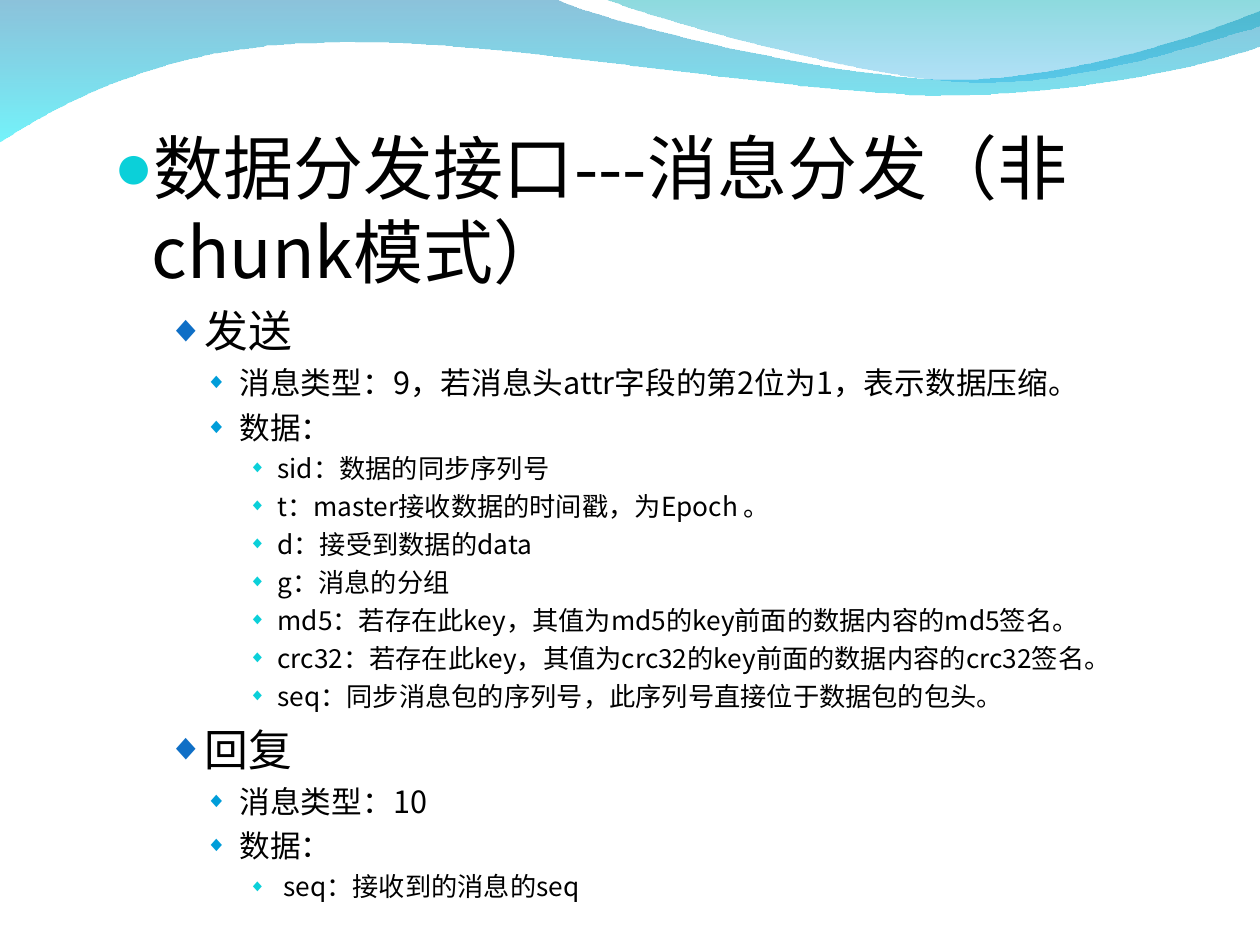
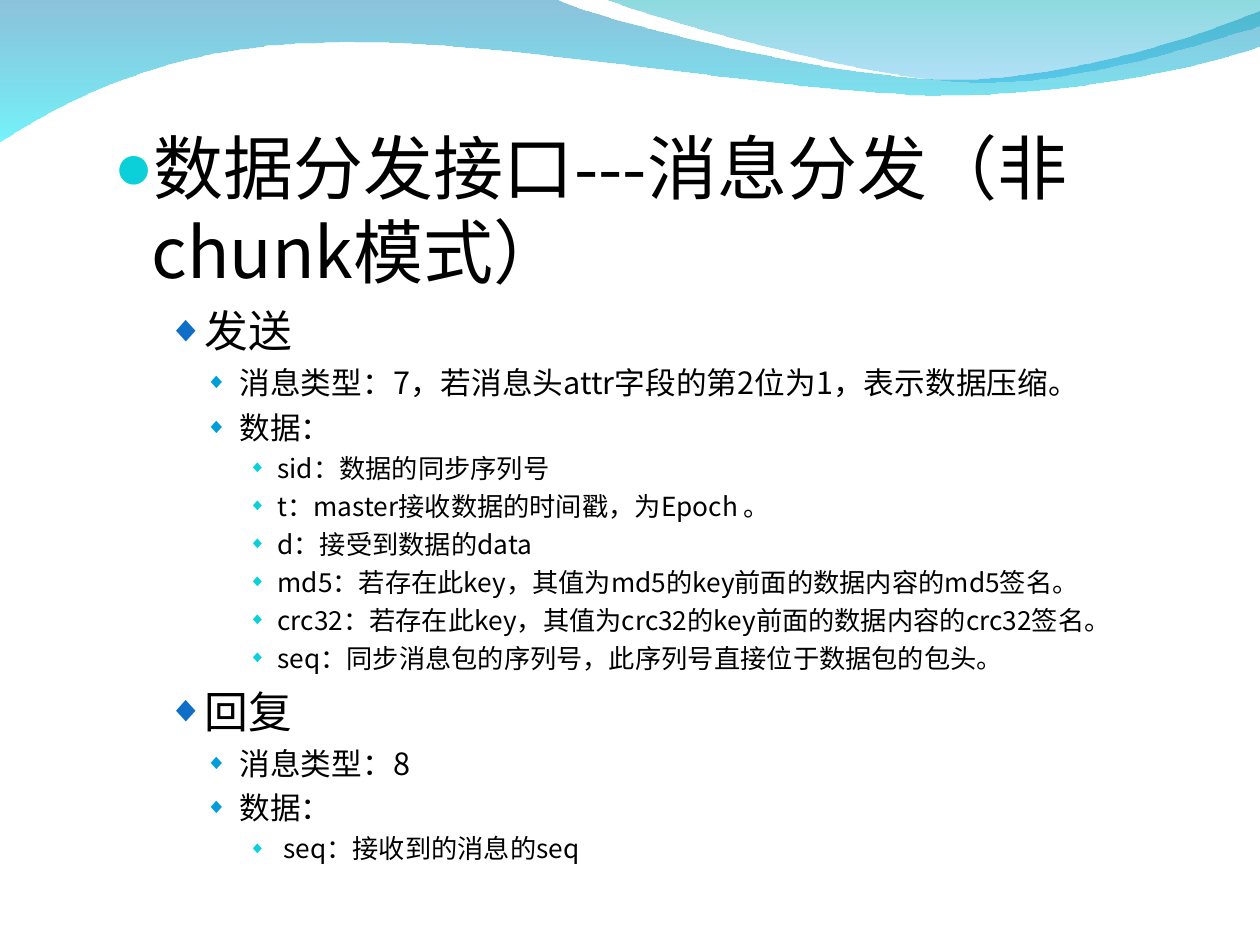
Before and after one commit to zxf1864/cwinux-mq, a slide deck: slide 16 of mq/doc/mq_introduce.ppt (slide 18 before the commit). Drawn at 1260x945 pixels with LibreOffice and Linux fonts; fonts in the diff are those of the drawing; background and template pictures are left out. Boxes give left, top, right and bottom in pixels: in the first picture for what was removed or moved away, otherwise in the second. Text is boxed around its words. In the diff, an @@ line names an element or a change of style, - is before the commit and + after.

```diff
--- a/mq/doc/mq_introduce.ppt
+++ b/mq/doc/mq_introduce.ppt
@@ text at box(239, 368, 1078, 397): text changed @@
-    ◆ 消息类型：9，若消息头attr字段的第2位为1，表示数据压缩。
+    ◆ 消息类型：7，若消息头attr字段的第2位为1，表示数据压缩。
@@ text at box(277, 569, 449, 599): paragraph removed @@
-      ◆ g：消息的分组
@@ text at box(239, 749, 410, 778): text changed @@
-    ◆ 消息类型：10
+    ◆ 消息类型：8
```
Also in this commit, not shown: 14 other slides changed, 1 slide added, 4 slides removed, 8 other files.
